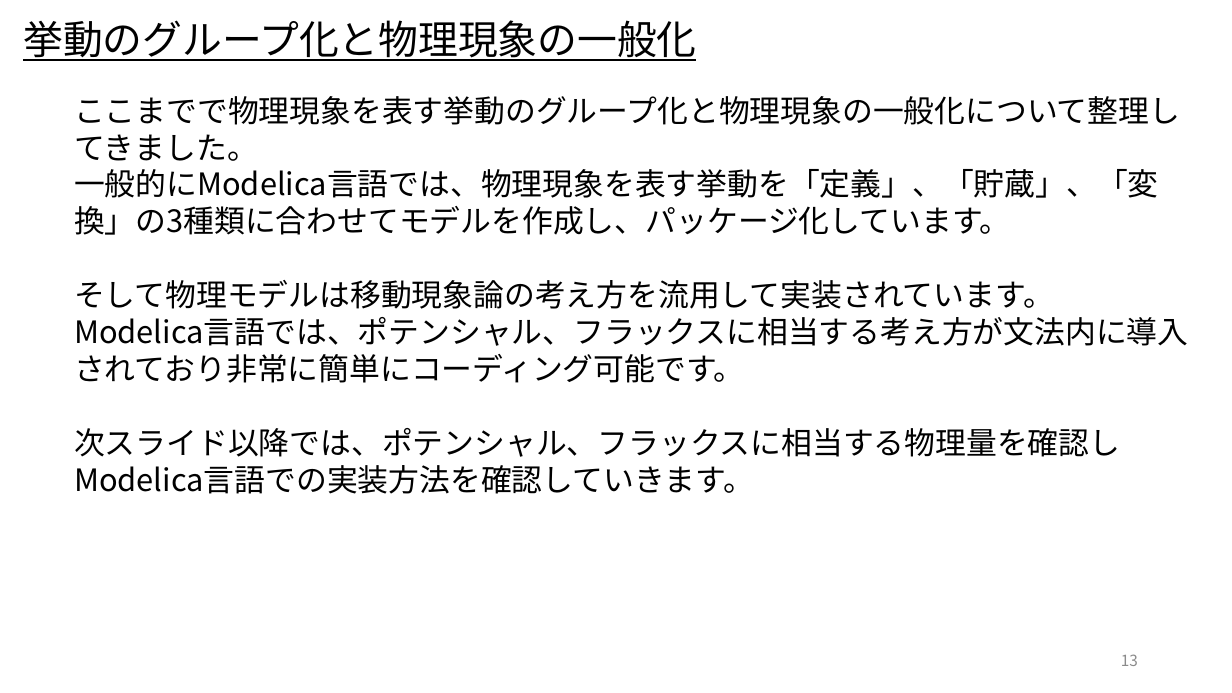
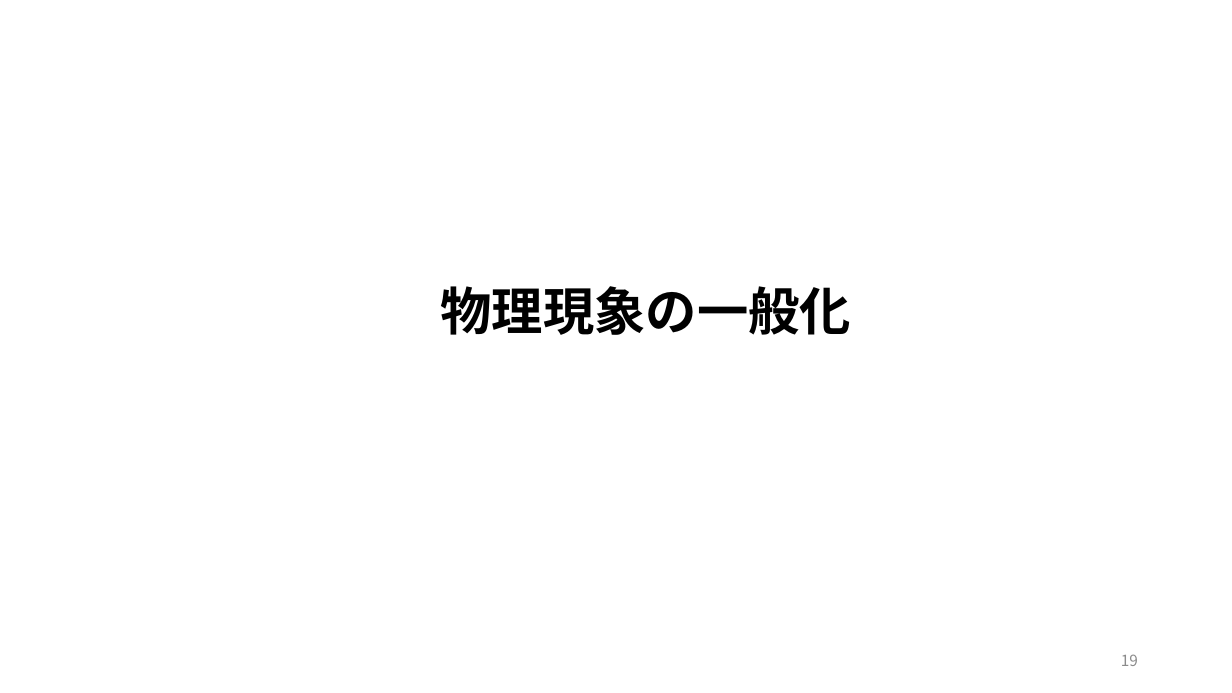
Before and after one commit to cubakija/OpenModelica_Tutorials_Ja, a slide deck: slide 19 of Dev/7_PhysicsDomainModel/OpenModelica_Tutorials_7_PlantModel.pptx (slide 13 before the commit). Drawn at 1232x693 pixels with LibreOffice and Linux fonts; fonts in the diff are those of the drawing. Boxes give left, top, right and bottom in pixels: in the first picture for what was removed or moved away, otherwise in the second. Text is boxed around its words. In the diff, an @@ line names an element or a change of style, - is before the commit and + after.

```diff
--- a/Dev/7_PhysicsDomainModel/OpenModelica_Tutorials_7_PlantModel.pptx
+++ b/Dev/7_PhysicsDomainModel/OpenModelica_Tutorials_7_PlantModel.pptx
@@ text removed at (74,96,1188,494) @@
-ここまでで物理現象を表す挙動のグループ化と物理現象の一般化について整理してきました。
-一般的にModelica言語では、物理現象を表す挙動を「定義」、「貯蔵」、「変換」の3種類に合わせてモデルを作成し、パッケージ化しています。
-そして物理モデルは移動現象論の考え方を流用して実装されています。
-Modelica言語では、ポテンシャル、フラックスに相当する考え方が文法内に導入されており非常に簡単にコーディング可能です。
-次スライド以降では、ポテンシャル、フラックスに相当する物理量を確認しModelica言語での実装方法を確認していきます。
@@ text "物理現象の一般化" at (441,286,851,335): vertical alignment middle to top @@
@@ text at (441,286,851,335): text changed; size 31 to 40 pt; bold on @@
-挙動のグループ化と物理現象の一般化
+物理現象の一般化
@@ page number at (1121,654,1138,666): text changed @@
-13
+19
```
Also in this commit, not shown: 10 other slides changed, 10 slides added.
